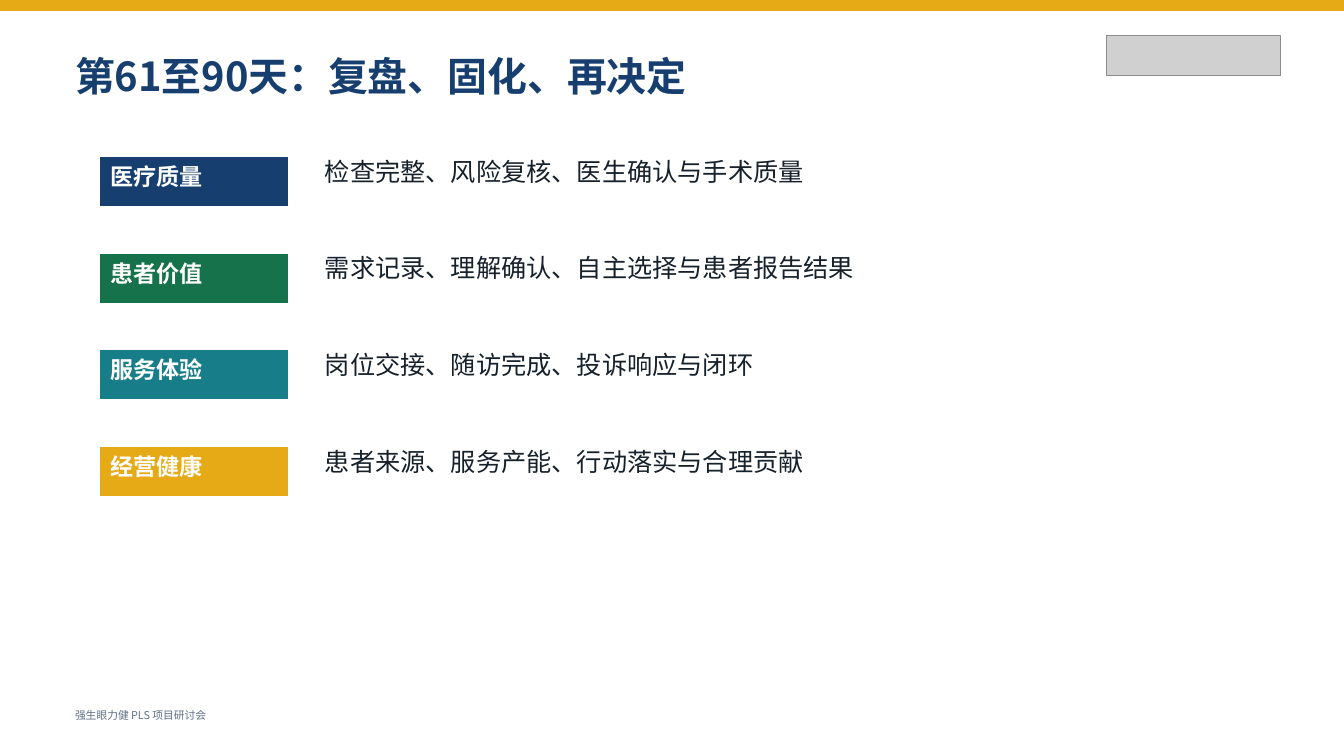
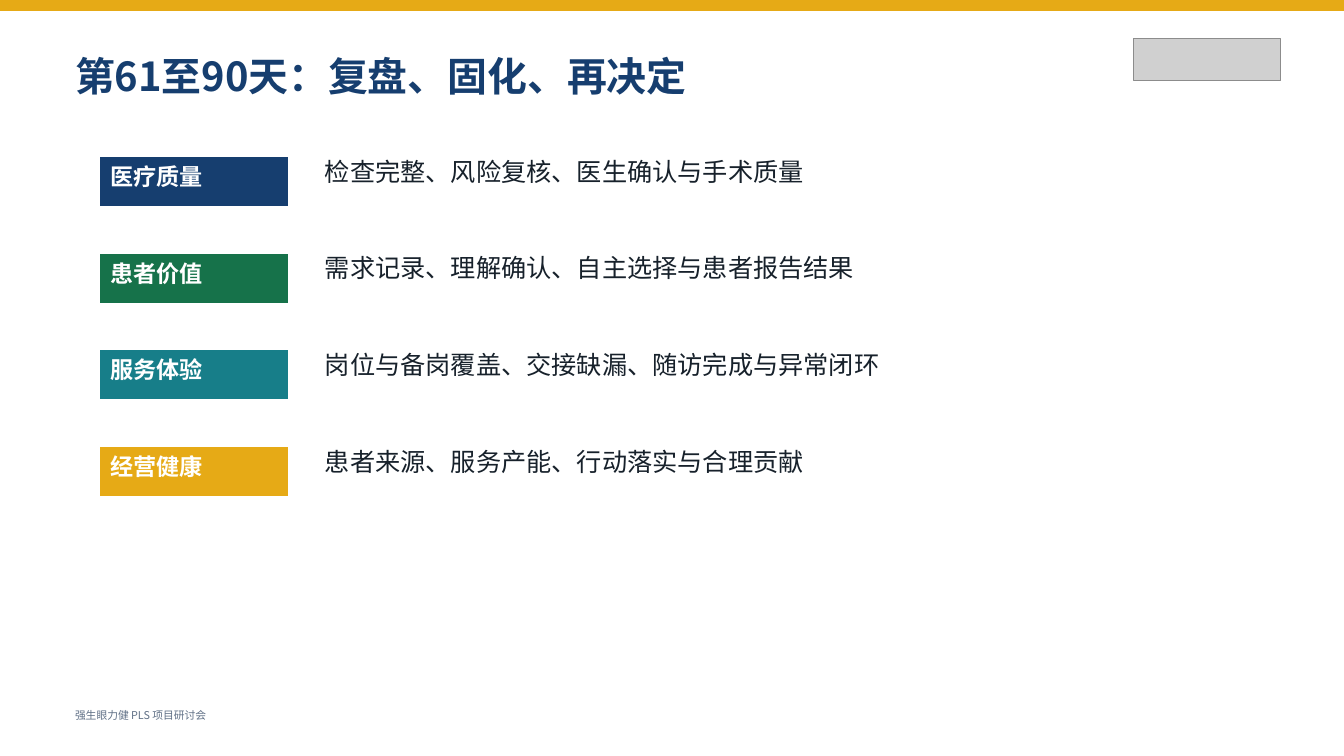
Before and after one commit to happyaipinghe-amo/digital-pls, a slide deck: slide 16 of downloads/强生眼力健_Digital_PLS院方研讨会30分钟介绍PPT.pptx (slide 15 before the commit). Drawn at 1344x756 pixels with LibreOffice and Linux fonts; fonts in the diff are those of the drawing; grey boxes stand for pictures. Boxes give left, top, right and bottom in pixels: in the first picture for what was removed or moved away, otherwise in the second. Text is boxed around its words. In the diff, an @@ line names an element or a change of style, - is before the commit and + after.

```diff
--- a/downloads/强生眼力健_Digital_PLS院方研讨会30分钟介绍PPT.pptx
+++ b/downloads/强生眼力健_Digital_PLS院方研讨会30分钟介绍PPT.pptx
@@ picture: place and size @@
-picture at [1107,35,1281,76]
+picture at [1134,39,1281,82]
@@ text at [325,352,879,376]: text changed @@
-岗位交接、随访完成、投诉响应与闭环
+岗位与备岗覆盖、交接缺漏、随访完成与异常闭环
```
Also in this commit, not shown: 15 other slides changed, 2 slides added, 24 other files.
